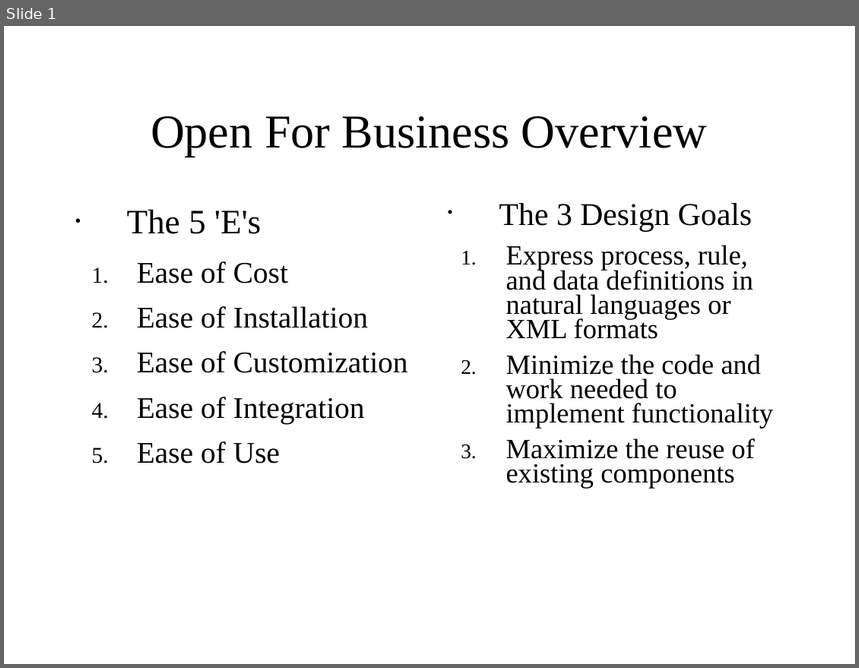
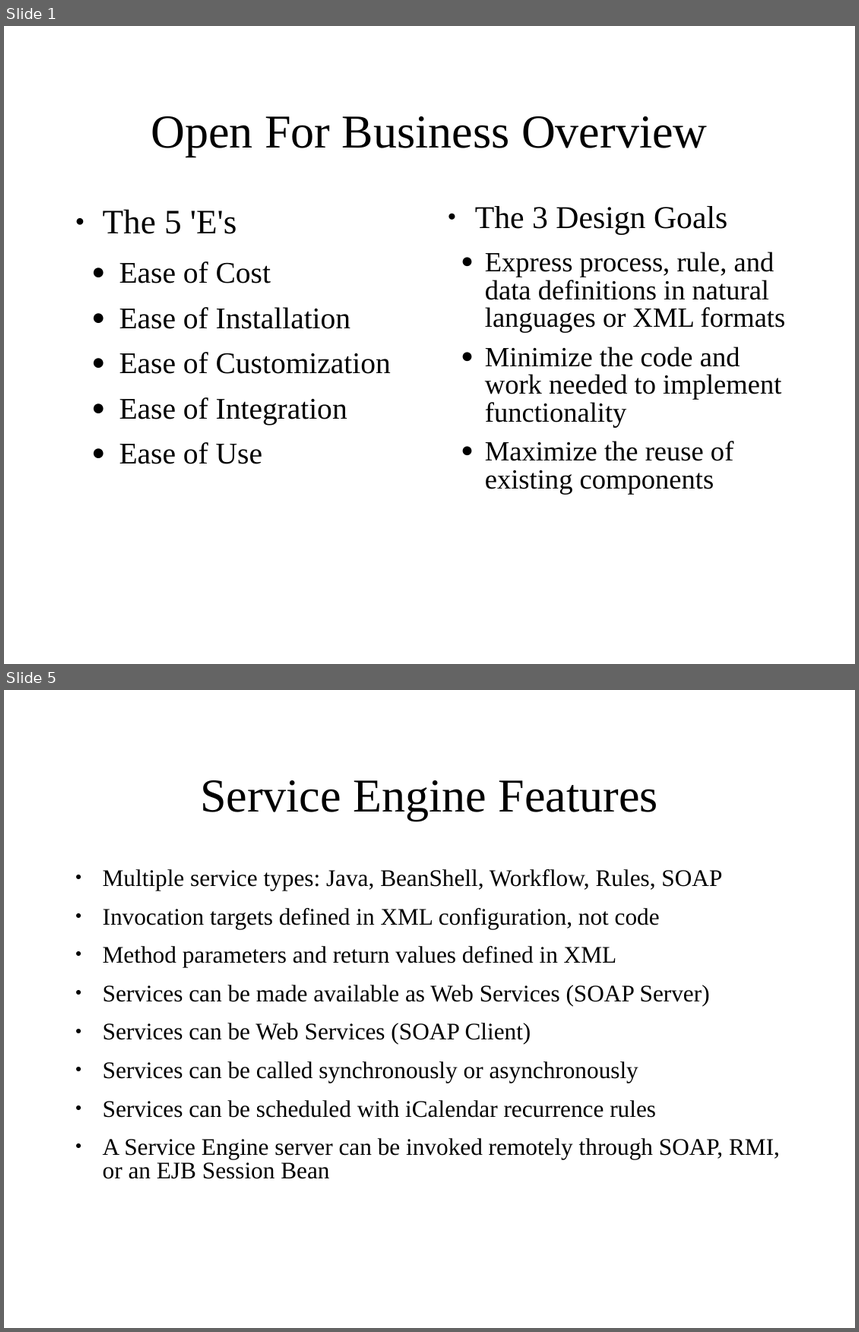
Before and after one commit to delan/OFBiz, a slide deck: website/ofbiz-overview.ppt. Shown one above the other, each under a label of ours: slide 1 before the commit, slides 1 and 5 after it; the slides between them are not shown. The pictures are 859x668 and 859x1332 pixels, drawn with LibreOffice and Linux fonts; fonts in the diff are those of the drawing. Boxes give left, top, right and bottom in pixels: in the first picture for what was removed or moved away, otherwise in the second. Text is boxed around its words. In the diff, an @@ line names an element or a change of style, - is before the commit and + after.

Commit message:
Added a whole bunch of stuff to the presentation, mostly entity and services stuff

```diff
--- a/website/ofbiz-overview.ppt
+++ b/website/ofbiz-overview.ppt
@@ slide 5 added at <box>4,690,855,1328</box>, background #FFFFFF @@
@@ title added at <box>200,780,658,821</box>, 44 pt, text #000000 @@
+Service Engine Features
@@ text added at <box>103,869,780,1179</box>, 22.2 pt, text #000000 @@
+● Multiple service types: Java, BeanShell, Workflow, Rules, SOAP
+● Invocation targets defined in XML configuration, not code
+● Method parameters and return values defined in XML
+● Services can be made available as Web Services (SOAP Server)
+● Services can be Web Services (SOAP Client)
+● Services can be called synchronously or asynchronously
+● Services can be scheduled with iCalendar recurrence rules
+● A Service Engine server can be invoked remotely through SOAP, RMI, or an EJB Session Bean
@@ slide 1 changed as well @@
@@ text "The 5 'E's" at <box>103,209,391,465</box>: bullet • to ●; bullet 1. to ● @@
@@ text "The 3 Design Goals" at <box>475,206,786,494</box>: bullet • to ●; line spacing 0.73 to 0.83; bullet 1. to ● @@
```
Also in this commit, not shown: 2 other slides changed, 7 other slides added, 3 slides removed, 1 other file.
